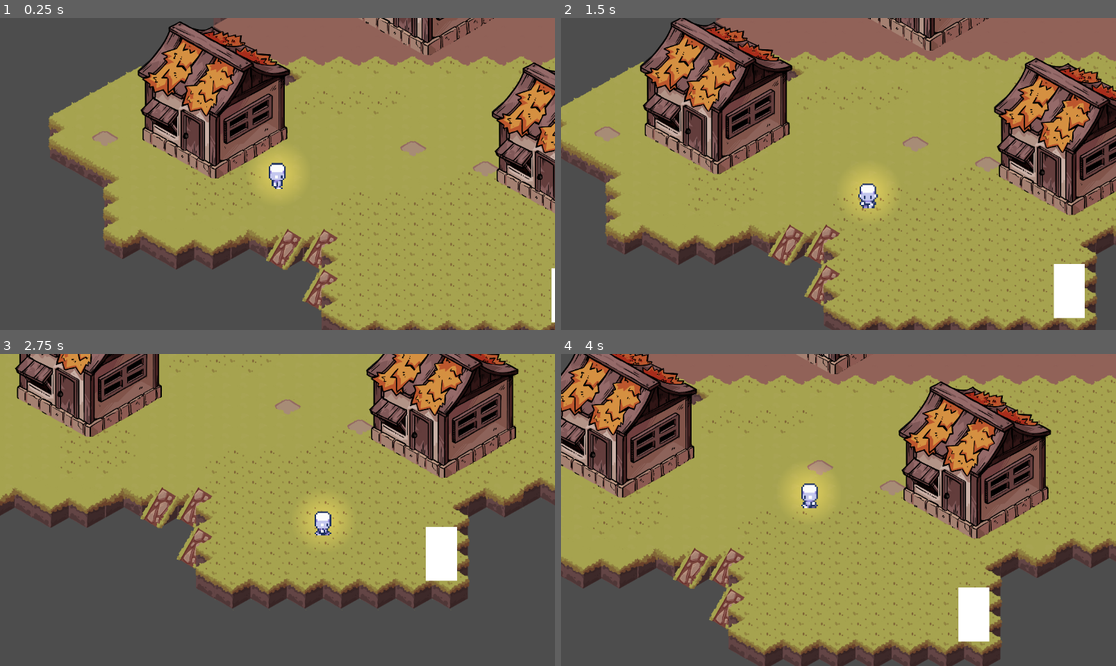
Above: before the commit, frames 1-4 (two rows, left to right).
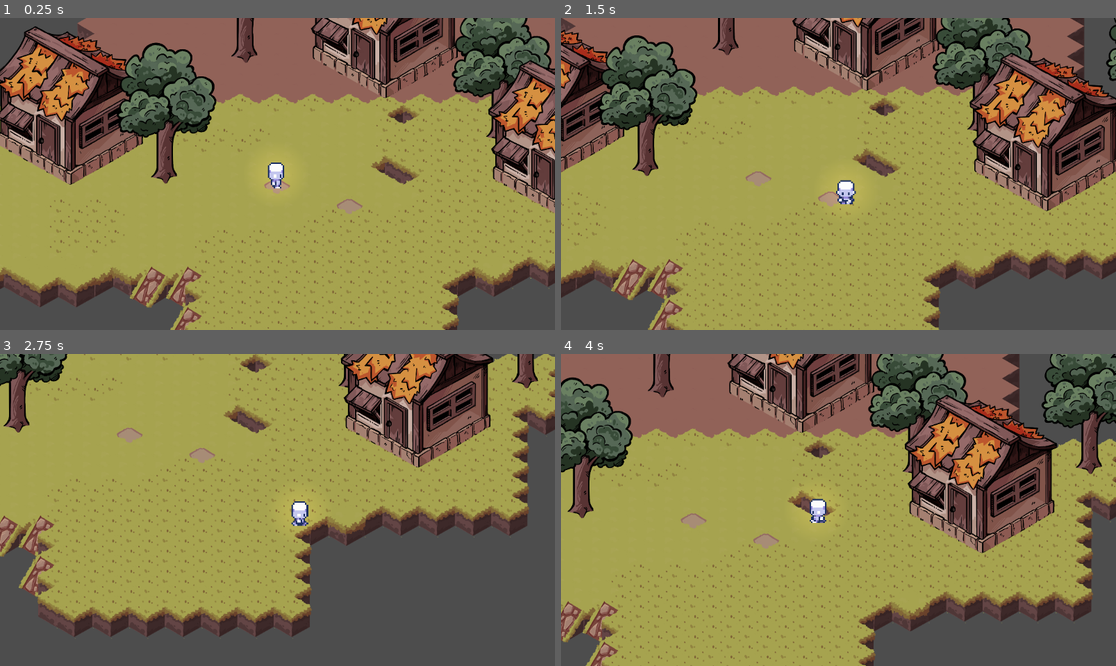
Above: after the commit, the same moments.

Repository: tung-tt/CozyGame
Game: Godot game, scene res://scenes/room_grass_test.tscn
The game is run twice, just before and just after one commit, with the same random seed, the same clock (stepped at 60 frames per second) and the same inputs. Before the commit the project starts from res://scenes/level_Test.tscn.
Inputs:
- Up to frame 1 (0.25 s): no input
- Up to frame 2 (1.5 s): hold D (move_right) 0.53-1.28 s; hold S (move_down) from 1.28 s (still down)
- Up to frame 3 (2.75 s): release S (move_down) at 2.03 s; hold D (move_right) from 2.03 s (still down)
- Up to frame 4 (4 s): release D (move_right) at 2.78 s; hold W (move_up) 2.78-3.53 s; hold A (move_left) from 3.53 s (still down)

The runs differ from the first frame. In frame 1, 58% of the frame differs, in the area x 0-100%, y 0-100%; in frame 2, 60%; in frame 3, 45%; in frame 4, 58%.

Commit message:
Added windsway shader, player 8-directional movement, converted tiles to scenes.

Diff:
--- a/scenes/character.tscn
+++ b/scenes/character.tscn
@@ -35,6 +35,30 @@
 [sub_resource type="AtlasTexture" id="AtlasTexture_dp8ca"]
 atlas = ExtResource("2_rkhd4")
 region = Rect2(32, 72, 16, 24)
+
+[sub_resource type="AtlasTexture" id="AtlasTexture_7eonc"]
+atlas = ExtResource("2_rkhd4")
+region = Rect2(48, 24, 16, 24)
+
+[sub_resource type="AtlasTexture" id="AtlasTexture_50cep"]
+atlas = ExtResource("2_rkhd4")
+region = Rect2(48, 48, 16, 24)
+
+[sub_resource type="AtlasTexture" id="AtlasTexture_8yvht"]
+atlas = ExtResource("2_rkhd4")
+region = Rect2(48, 72, 16, 24)
+
+[sub_resource type="AtlasTexture" id="AtlasTexture_lagn4"]
+atlas = ExtResource("2_rkhd4")
+region = Rect2(16, 24, 16, 24)
+
+[sub_resource type="AtlasTexture" id="AtlasTexture_x8k1v"]
+atlas = ExtResource("2_rkhd4")
+region = Rect2(16, 48, 16, 24)
+
+[sub_resource type="AtlasTexture" id="AtlasTexture_ih8y6"]
+atlas = ExtResource("2_rkhd4")
+region = Rect2(16, 72, 16, 24)
 
 [sub_resource type="AtlasTexture" id="AtlasTexture_a5ia6"]
 atlas = ExtResource("2_rkhd4")
@@ -85,6 +109,34 @@
 }, {
 "frames": [{
 "duration": 1.0,
+"texture": SubResource("AtlasTexture_7eonc")
+}, {
+"duration": 1.0,
+"texture": SubResource("AtlasTexture_50cep")
+}, {
+"duration": 1.0,
+"texture": SubResource("AtlasTexture_8yvht")
+}],
+"loop": true,
+"name": &"walk_right_down",
+"speed": 5.0
+}, {
+"frames": [{
+"duration": 1.0,
+"texture": SubResource("AtlasTexture_lagn4")
+}, {
+"duration": 1.0,
+"texture": SubResource("AtlasTexture_x8k1v")
+}, {
+"duration": 1.0,
+"texture": SubResource("AtlasTexture_ih8y6")
+}],
+"loop": true,
+"name": &"walk_right_up",
+"speed": 5.0
+}, {
+"frames": [{
+"duration": 1.0,
 "texture": SubResource("AtlasTexture_a5ia6")
 }, {
 "duration": 1.0,
@@ -100,14 +152,15 @@
 
 [sub_resource type="CircleShape2D" id="CircleShape2D_glpr6"]
 
-[node name="Character" type="CharacterBody2D"]
+[node name="Character" type="CharacterBody2D" groups=["player"]]
 texture_filter = 1
 scale = Vector2(4, 4)
 script = ExtResource("1_pjt0s")
 
 [node name="PointLight2D" type="PointLight2D" parent="."]
+position = Vector2(-0.75, 1.5)
 color = Color(0.75339, 0.575045, 0.381946, 1)
-energy = 0.5
+energy = 0.25
 shadow_enabled = true
 texture = SubResource("GradientTexture2D_rkhd4")
 
@@ -115,10 +168,10 @@
 light_mask = 2
 scale = Vector2(1.5, 1.5)
 sprite_frames = SubResource("SpriteFrames_agfs1")
-animation = &"walk_right"
+animation = &"walk_down"
 autoplay = "walk_right"
 
 [node name="CollisionShape2D" type="CollisionShape2D" parent="."]
-position = Vector2(0, 9.735)
+position = Vector2(-0.75, 14.25)
 scale = Vector2(0.505, 0.3)
 shape = SubResource("CircleShape2D_glpr6")
--- a/scenes/main_level.tscn
+++ /dev/null
@@ -1,11 +0,0 @@
-[gd_scene load_steps=3 format=3 uid="uid://b1mmrixmowawk"]
-
-[ext_resource type="PackedScene" uid="uid://8v1qwfev7c4x" path="res://scenes/level_Test.tscn" id="1_6614m"]
-[ext_resource type="PackedScene" uid="uid://b3soxyypr08is" path="res://scenes/character.tscn" id="2_bhu08"]
-
-[node name="MainLevel" type="Node2D"]
-
-[node name="Node2D" parent="." instance=ExtResource("1_6614m")]
-
-[node name="Character" parent="." instance=ExtResource("2_bhu08")]
-position = Vector2(671, 292)
--- /dev/null
+++ b/scenes/placeable_objects/building.tscn
@@ -0,0 +1,24 @@
+[gd_scene load_steps=3 format=3 uid="uid://do8og0vjdecpd"]
+
+[ext_resource type="Texture2D" uid="uid://wbx48apg8ljb" path="res://assets/environments/tiles/placeholder_tiles/Isometric Assets 3.png" id="1_o7xk2"]
+
+[sub_resource type="OccluderPolygon2D" id="OccluderPolygon2D_o7xk2"]
+polygon = PackedVector2Array(623, 515, 196, 287, 204, -92, 385, -397, 640, -349, 1019, -144, 1049, 271)
+
+[node name="Building" type="StaticBody2D"]
+
+[node name="Sprite2D" type="Sprite2D" parent="."]
+light_mask = 2
+position = Vector2(0, -213.5)
+texture = ExtResource("1_o7xk2")
+region_enabled = true
+region_rect = Rect2(63.8663, 36.7183, 907.415, 953.881)
+
+[node name="Collision" type="CollisionPolygon2D" parent="."]
+position = Vector2(-4.82951, -210.603)
+scale = Vector2(0.985795, 1.00099)
+polygon = PackedVector2Array(-428, 233.5, 2, 473, 452, 226.5, 0, 13)
+
+[node name="LightOccluder2D" type="LightOccluder2D" parent="."]
+position = Vector2(-617, -256)
+occluder = SubResource("OccluderPolygon2D_o7xk2")
--- a/scenes/door.tscn
+++ b/scenes/placeable_objects/door.tscn
@@ -10,6 +10,7 @@
 script = ExtResource("1_hpvv5")
 
 [node name="ColorRect" type="ColorRect" parent="."]
+visible = false
 offset_left = -20.0
 offset_top = -35.0
 offset_right = 20.0
--- /dev/null
+++ b/scenes/placeable_objects/tree.tscn
@@ -0,0 +1,29 @@
+[gd_scene load_steps=4 format=3 uid="uid://cc231y6mw3ld6"]
+
+[ext_resource type="Texture2D" uid="uid://buo0v6dyv1wcu" path="res://assets/environments/tiles/placeholder_tiles/Isometric Assets 2.png" id="1_brfkd"]
+[ext_resource type="Shader" uid="uid://conkmhkxyvgi8" path="res://shaders/windsway.gdshader" id="1_y4nhh"]
+
+[sub_resource type="ShaderMaterial" id="ShaderMaterial_xq13p"]
+shader = ExtResource("1_y4nhh")
+shader_parameter/speed = 3.32
+shader_parameter/minStrength = 0.05
+shader_parameter/maxStrength = 0.085
+shader_parameter/strengthScale = 100.0
+shader_parameter/interval = 3.5
+shader_parameter/detail = 1.0
+shader_parameter/distortion = 0.0
+shader_parameter/heightOffset = 0.0
+shader_parameter/offset = 0.0
+
+[node name="Tree" type="StaticBody2D"]
+
+[node name="Sprite2D" type="Sprite2D" parent="."]
+material = SubResource("ShaderMaterial_xq13p")
+position = Vector2(1, -372)
+texture = ExtResource("1_brfkd")
+region_enabled = true
+region_rect = Rect2(1109.06, 1690.11, 643.822, 839.771)
+
+[node name="CollisionPolygon2D" type="CollisionPolygon2D" parent="."]
+position = Vector2(0, 4)
+polygon = PackedVector2Array(6, 41, -76, -2, -1, -37, 74, -1)
--- a/scenes/level_Test.tscn
+++ b/scenes/room_grass_test.tscn
@@ -1,189 +1,64 @@
-[gd_scene load_steps=9 format=4 uid="uid://8v1qwfev7c4x"]
+[gd_scene load_steps=8 format=4 uid="uid://8v1qwfev7c4x"]
 
-[ext_resource type="Script" uid="uid://bbus0c8ta0v3w" path="res://scripts/gameManager.gd" id="1_5c8b3"]
-[ext_resource type="PackedScene" uid="uid://b3soxyypr08is" path="res://scenes/character.tscn" id="2_k7rc6"]
-[ext_resource type="Script" uid="uid://bmbcd2uas26oh" path="res://scripts/camera.gd" id="3_avspl"]
-[ext_resource type="Texture2D" uid="uid://wbx48apg8ljb" path="res://assets/environments/tiles/placeholder_tiles/Isometric Assets 3.png" id="4_rwyj6"]
-[ext_resource type="TileSet" uid="uid://b0jfeujjjxl5v" path="res://textfiles/floor_grass.tres" id="5_k7rc6"]
-[ext_resource type="PackedScene" uid="uid://c2o52k4ft7442" path="res://scenes/door.tscn" id="6_avspl"]
-
-[sub_resource type="TileSetAtlasSource" id="TileSetAtlasSource_7xscq"]
-texture = ExtResource("4_rwyj6")
-margins = Vector2i(59, 5)
-texture_region_size = Vector2i(910, 488)
-1:0/0 = 0
-2:0/0 = 0
-7:0/0 = 0
-8:0/0 = 0
-9:0/0 = 0
-0:1/0 = 0
-0:1/0/physics_layer_0/polygon_0/points = PackedVector2Array(0, -244, -420, 0, 9.91736, 254.545, 435.763, 6.83013)
-1:1/0 = 0
-2:1/0 = 0
-3:1/0 = 0
-4:1/0 = 0
-7:1/0 = 0
-8:1/0 = 0
-9:1/0 = 0
-0:2/0 = 0
-1:2/0 = 0
-2:2/0 = 0
-3:2/0 = 0
-4:2/0 = 0
-6:2/0 = 0
-7:2/0 = 0
-8:2/0 = 0
-9:2/0 = 0
-0:3/0 = 0
-1:3/0 = 0
-2:3/0 = 0
-3:3/0 = 0
-4:3/0 = 0
-6:3/0 = 0
-7:3/0 = 0
-8:3/0 = 0
-9:3/0 = 0
-10:3/0 = 0
-0:4/0 = 0
-1:4/0 = 0
-2:4/0 = 0
-3:4/0 = 0
-4:4/0 = 0
-6:4/0 = 0
-7:4/0 = 0
-8:4/0 = 0
-9:4/0 = 0
-10:4/0 = 0
-0:5/0 = 0
-1:5/0 = 0
-2:5/0 = 0
-3:5/0 = 0
-4:5/0 = 0
-6:5/0 = 0
-7:5/0 = 0
-8:5/0 = 0
-9:5/0 = 0
-10:5/0 = 0
-0:6/0 = 0
-1:6/0 = 0
-2:6/0 = 0
-3:6/0 = 0
-4:6/0 = 0
-6:6/0 = 0
-7:6/0 = 0
-8:6/0 = 0
-9:6/0 = 0
-10:6/0 = 0
-1:7/0 = 0
-2:7/0 = 0
-3:7/0 = 0
-6:7/0 = 0
-7:7/0 = 0
-8:7/0 = 0
-9:7/0 = 0
-10:7/0 = 0
-2:8/0 = 0
-3:8/0 = 0
-6:8/0 = 0
-7:8/0 = 0
-8:8/0 = 0
-9:8/0 = 0
-10:8/0 = 0
-1:9/0 = 0
-2:9/0 = 0
-3:9/0 = 0
-6:9/0 = 0
-7:9/0 = 0
-8:9/0 = 0
-9:9/0 = 0
-10:9/0 = 0
-1:10/0 = 0
-2:10/0 = 0
-3:10/0 = 0
-4:10/0 = 0
-7:10/0 = 0
-8:10/0 = 0
-9:10/0 = 0
-10:10/0 = 0
-0:11/0 = 0
-1:11/0 = 0
-2:11/0 = 0
-3:11/0 = 0
-4:11/0 = 0
-7:11/0 = 0
-8:11/0 = 0
-0:12/0 = 0
-1:12/0 = 0
-2:12/0 = 0
-3:12/0 = 0
-4:12/0 = 0
-7:12/0 = 0
-8:12/0 = 0
-0:13/0 = 0
-1:13/0 = 0
-2:13/0 = 0
-3:13/0 = 0
-4:13/0 = 0
-7:13/0 = 0
-8:13/0 = 0
-0:14/0 = 0
-1:14/0 = 0
-2:14/0 = 0
-3:14/0 = 0
-4:14/0 = 0
-7:14/0 = 0
-8:14/0 = 0
-0:15/0 = 0
-1:15/0 = 0
-2:15/0 = 0
-3:15/0 = 0
-1:16/0 = 0
-2:16/0 = 0
-0:7/0 = 0
-4:7/0 = 0
-3:0/0 = 0
-4:0/0 = 0
-0:0/0 = 0
-
-[sub_resource type="TileSet" id="TileSet_br3hh"]
-tile_shape = 1
-tile_size = Vector2i(840, 488)
-physics_layer_0/collision_layer = 1
-sources/0 = SubResource("TileSetAtlasSource_7xscq")
+[ext_resource type="Script" uid="uid://bbus0c8ta0v3w" path="res://scripts/gameManager.gd" id="1_vce5u"]
+[ext_resource type="PackedScene" uid="uid://b3soxyypr08is" path="res://scenes/character.tscn" id="2_5g2yv"]
+[ext_resource type="Script" uid="uid://bmbcd2uas26oh" path="res://scripts/camera.gd" id="3_owub2"]
+[ext_resource type="TileSet" uid="uid://b0jfeujjjxl5v" path="res://textfiles/floor_grass.tres" id="4_2xrly"]
+[ext_resource type="PackedScene" uid="uid://c2o52k4ft7442" path="res://scenes/placeable_objects/door.tscn" id="5_k7pkd"]
+[ext_resource type="PackedScene" uid="uid://do8og0vjdecpd" path="res://scenes/placeable_objects/building.tscn" id="6_vsr1a"]
+[ext_resource type="PackedScene" uid="uid://cc231y6mw3ld6" path="res://scenes/placeable_objects/tree.tscn" id="7_5g2yv"]
 
 [node name="LevelTest" type="Node2D"]
 y_sort_enabled = true
-script = ExtResource("1_5c8b3")
-
-[node name="buildings" type="TileMapLayer" parent="."]
-tile_map_data = PackedByteArray("AAD/////AAAAAAEAAAD///3/AAAAAAAAAAACAAAAAAAAAAEAAAACAP7/AAAAAAAAAAABAPr/AAAAAAAAAAABAPz/AAAAAAEAAAA=")
-tile_set = SubResource("TileSet_br3hh")
+position = Vector2(-1186, -6)
+script = ExtResource("1_vce5u")
 
 [node name="Label" type="Label" parent="."]
 offset_right = 40.0
 offset_bottom = 23.0
 
-[node name="Character" parent="." instance=ExtResource("2_k7rc6")]
-position = Vector2(384, 216)
+[node name="Character" parent="." instance=ExtResource("2_5g2yv")]
+position = Vector2(1184, -11)
 scale = Vector2(6, 6)
-
-[node name="Camera2D" type="Camera2D" parent="Character"]
-position = Vector2(-0.5, 0.25)
-zoom = Vector2(0.35, 0.35)
-position_smoothing_enabled = true
-position_smoothing_speed = 2.0
-script = ExtResource("3_avspl")
 
 [node name="TileMapLayer" type="TileMapLayer" parent="."]
 y_sort_enabled = true
 tile_map_data = PackedByteArray("AAD9////AAAHAAMAAAD+//7/AAAHAAMAAAD+////AAAHAAMAAAD///7/AAAHAAMAAAD///3/AAAHAAMAAAAAAP …(8192 unchanged characters)…
-tile_set = ExtResource("5_k7rc6")
+tile_set = ExtResource("4_2xrly")
 
 [node name="CanvasLayer" type="CanvasLayer" parent="."]
 
 [node name="CanvasModulate" type="CanvasModulate" parent="CanvasLayer"]
 color = Color(0.442287, 0.598006, 0.782096, 1)
 
-[node name="Door" parent="." instance=ExtResource("6_avspl")]
-position = Vector2(2098, 938)
+[node name="Door" parent="." instance=ExtResource("5_k7pkd")]
+position = Vector2(1658, -677)
 scale = Vector2(4.585, 4.585)
+
+[node name="Building" parent="." instance=ExtResource("6_vsr1a")]
+position = Vector2(-46, -204)
+
+[node name="Building2" parent="." instance=ExtResource("6_vsr1a")]
+position = Vector2(1821, -717)
+
+[node name="Building3" parent="." instance=ExtResource("6_vsr1a")]
+position = Vector2(2890, -3)
+
+[node name="Camera2D" type="Camera2D" parent="."]
+position = Vector2(1199, 6)
+script = ExtResource("3_owub2")
+
+[node name="Tree" parent="." instance=ExtResource("7_5g2yv")]
+position = Vector2(519, 5)
+
+[node name="Tree2" parent="." instance=ExtResource("7_5g2yv")]
+position = Vector2(2506, -234)
+
+[node name="Tree3" parent="." instance=ExtResource("7_5g2yv")]
+position = Vector2(995, -712)
+
+[node name="Tree4" parent="." instance=ExtResource("7_5g2yv")]
+position = Vector2(-848, -121)
+
+[node name="Tree5" parent="." instance=ExtResource("7_5g2yv")]
+position = Vector2(3534, -257)
--- a/scenes/town.tscn
+++ b/scenes/room_town_test.tscn
@@ -1,17 +1,18 @@
-[gd_scene load_steps=3 format=4 uid="uid://fr0rjjkyaxyf"]
+[gd_scene load_steps=4 format=4 uid="uid://fr0rjjkyaxyf"]
 
-[ext_resource type="TileSet" uid="uid://b0jfeujjjxl5v" path="res://textfiles/floor_grass.tres" id="1_dwdjc"]
-[ext_resource type="PackedScene" uid="uid://b3soxyypr08is" path="res://scenes/character.tscn" id="2_e8yg3"]
+[ext_resource type="TileSet" uid="uid://b0jfeujjjxl5v" path="res://textfiles/floor_grass.tres" id="1_ncudn"]
+[ext_resource type="PackedScene" uid="uid://b3soxyypr08is" path="res://scenes/character.tscn" id="2_0o7gd"]
+[ext_resource type="Script" uid="uid://bmbcd2uas26oh" path="res://scripts/camera.gd" id="3_0o7gd"]
 
 [node name="Town" type="Node2D"]
 
 [node name="TileMapLayer" type="TileMapLayer" parent="."]
 y_sort_enabled = true
 tile_map_data = PackedByteArray("AAADAP3/AAAHAAkAAAACAP3/AAAIAAYAAAABAP3/AAAHAAkAAAABAP7/AAAHAAkAAAAAAP//AAAEAAkAAAAAAA …(1472 unchanged characters)…
-tile_set = ExtResource("1_dwdjc")
+tile_set = ExtResource("1_ncudn")
 
-[node name="Character" parent="." instance=ExtResource("2_e8yg3")]
+[node name="Character" parent="." instance=ExtResource("2_0o7gd")]
 position = Vector2(-9, -368)
 
-[node name="Camera2D" type="Camera2D" parent="Character"]
-zoom = Vector2(0.455, 0.455)
+[node name="Camera2D" type="Camera2D" parent="."]
+script = ExtResource("3_0o7gd")
--- a/scripts/camera.gd
+++ b/scripts/camera.gd
@@ -1,11 +1,17 @@
 extends Camera2D
 
+const CAMERA_SPEED = 5
 
+var player: Node2D
 # Called when the node enters the scene tree for the first time.
 func _ready() -> void:
-	pass # Replace with function body.
+	player = get_tree().get_first_node_in_group("player")
 
+	position_smoothing_enabled = true
+	position_smoothing_speed = CAMERA_SPEED
+	zoom = Vector2(0.35, 0.35)
 
 # Called every frame. 'delta' is the elapsed time since the previous frame.
 func _process(delta: float) -> void:
-	pass
+	if player:
+		position = player.position
--- a/scripts/character.gd
+++ b/scripts/character.gd
@@ -1,26 +1,48 @@
 extends CharacterBody2D
-@onready var animated_sprite: AnimatedSprite2D = $AnimatedSprite2D
+@onready var anim: AnimatedSprite2D = $AnimatedSprite2D
 
-var max_speed := 700;
+@export var max_speed := 700;
+var last_dir := Vector2.RIGHT
+
 
 func _process(delta: float) -> void:
+	var dir := Input.get_vector("move_left", "move_right", "move_up", "move_down")
+	velocity = dir * max_speed
+	if dir != Vector2.ZERO:
+		last_dir = dir.normalized()
+	move_and_slide()
+	_update_anim(dir)
 
-	var direction = Vector2((Input.get_axis("move_left", "move_right")),
-	(Input.get_axis("move_up", "move_down"))).normalized()
+func _update_anim(dir: Vector2)-> void:
+	#Idle
+	if dir == Vector2.ZERO:
+		var idle_anim := _walk_name_from_dir(last_dir)
+		if anim.animation != idle_anim:
+			anim.animation = idle_anim
+		anim.flip_h = last_dir.x < 0
+		anim.stop()
+		anim.frame = 1
+		return
+	#moving
+	var name := _walk_name_from_dir(dir)
+	if anim.animation != name:
+		anim.animation = name
+	anim.flip_h = dir.x < 0
+	if !anim.is_playing():
+		anim.play()
 
-	position += direction * max_speed * delta
-
-	move_and_slide()
-
-	#Visuals
-	if direction.y != 0:
-		if direction.y < 0:
-			animated_sprite.animation = "walk_up"
+func _walk_name_from_dir(vector: Vector2) -> String:
+	var d := vector.normalized()
+	# Diagonal/Straight movement
+	if abs(d.y) < 0.4:
+		return "walk_right"
+	elif d.y < 0.0:
+		if abs(d.x) > 0.4:
+			return "walk_right_up"
 		else:
-			animated_sprite.animation = "walk_down"
-	elif direction.x != 0:
-		animated_sprite.animation = "walk_right"
-		if direction.x < 0:
-			animated_sprite.flip_h = true
+			return "walk_up"
+	else:
+		if abs(d.x) > 0.4:
+			return "walk_right_down"
 		else:
-			animated_sprite.flip_h = false
+			return "walk_down"
--- a/scripts/door.gd
+++ b/scripts/door.gd
@@ -1,10 +1,9 @@
 extends Area2D
-
 
 # Called when the node enters the scene tree for the first time.
 func _ready() -> void:
 	body_entered.connect(_on_body_entered)
 
-
 func _on_body_entered(body: Node)-> void:
-	Signalbus.doorEntered.emit()
+	if body.is_in_group("player"):
+		Signalbus.doorEntered.emit()
--- a/scripts/gameManager.gd
+++ b/scripts/gameManager.gd
@@ -10,7 +10,7 @@
 	pass
 
 func _on_door_entered()-> void:
-	sceneChange("res://scenes/town.tscn")
+	sceneChange("res://scenes/room_town_test.tscn")
 
 func sceneChange(sceneTo)-> void:
 	get_tree().change_scene_to_file(sceneTo)
--- /dev/null
+++ b/shaders/windsway.gdshader
@@ -0,0 +1,25 @@
+shader_type canvas_item;
+render_mode blend_mix;
+
+// Wind settings
+uniform float speed = 1.0;
+uniform float minStrength : hint_range(0.0, 1.0) = 0.05;
+uniform float maxStrength : hint_range(0.0, 1.0) = 0.01;
+uniform float strengthScale = 100.0;
+uniform float interval = 3.5;
+uniform float detail = 1.0;
+uniform float distortion : hint_range(0.0, 1.0);
+uniform float heightOffset : hint_range(0.0, 1.0);
+uniform float offset = 0.0;
+
+float getWind(vec2 vertex, vec2 uv, float time) {
+  float diff = pow(maxStrength - minStrength, 2.0);
+  float strength = clamp(minStrength + diff + sin(time / interval) * diff, minStrength, maxStrength) * strengthScale;
+  float wind = (sin(time) + cos(time * detail)) * strength * max(0.0, (1.0 - uv.y) - heightOffset);
+  return wind;
+}
+
+void vertex() {
+  float time = TIME * speed + offset;
+  VERTEX.x += getWind(VERTEX.xy, UV, time);
+}
Not shown: 1 places in scenes/character.tscn that only renumber resources
Renamed: scenes/tilesets.tscn -> scenes/placeable_objects/tilesets.tscn
Not shown, added: shaders/windsway.gdshader.uid
